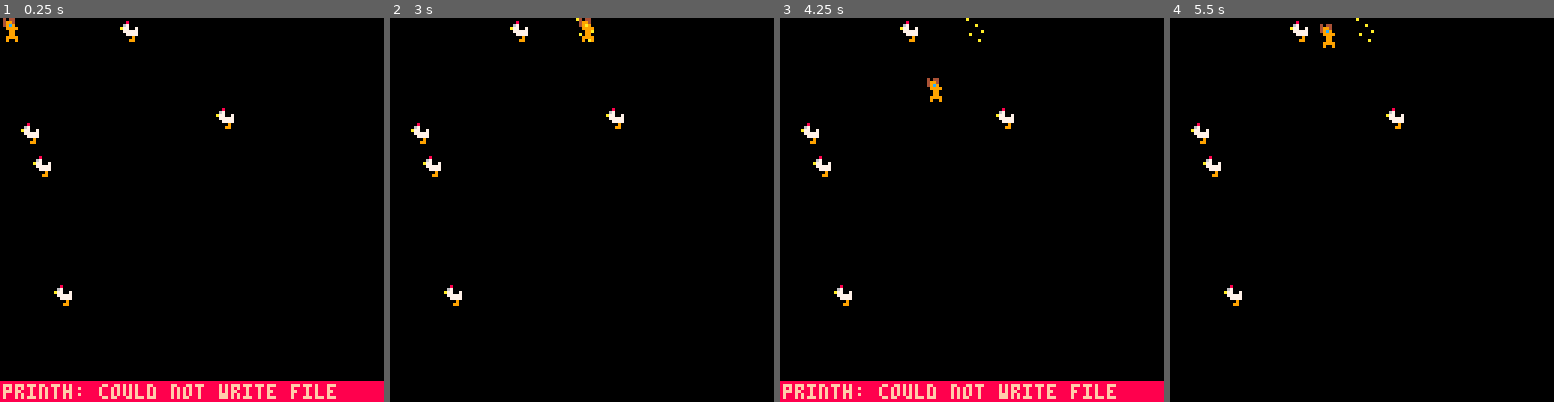
Above: before the commit, frames 1-4 (left to right).
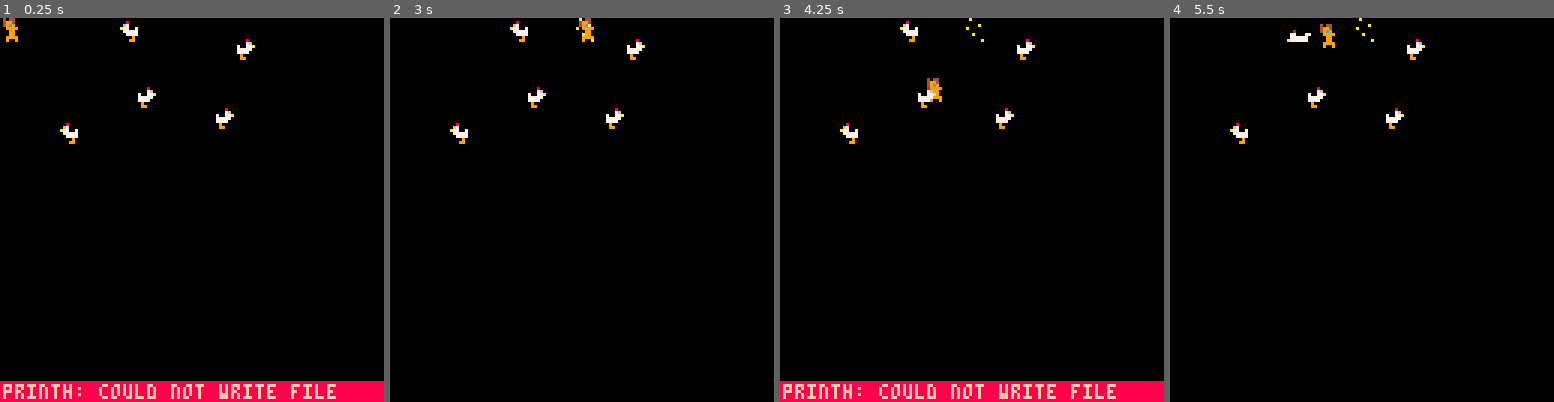
Above: after the commit, the same moments.

Repository: laurent-indermuehle/pico8-dreamfox
Game: PICO-8 cartridge cart.p8
The game is run twice, just before and just after one commit, with the same random seed, the same clock (stepped at 60 frames per second) and the same inputs.
Inputs:
- Up to frame 1 (0.25 s): no input
- Up to frame 2 (3 s): tap X (X key) at 0.33, 1.07, 1.85, 2.97 s; hold Right 1.6-2.1 s; hold Up 2.15-2.42 s; hold Right from 2.47 s (still down)
- Up to frame 3 (4.25 s): release Right at 3.03 s; hold Left 3.08-3.58 s; hold Down 3.63-3.97 s; hold Right from 4.02 s (still down); tap X (X key) at 4.08 s
- Up to frame 4 (5.5 s): release Right at 4.68 s; hold Up 4.73-5.03 s; hold Left from 5.08 s (still down); tap X (X key) at 5.2 s

The runs differ from the first frame. In frame 1, 0.8% of the frame differs, in the area x 5-67%, y 5-75%; in frame 2, 0.9%; in frame 3, 0.9%; in frame 4, 1.1%, in the area x 5-67%, y 0-75%.

Commit message:
Add random flip for enemy sprite

Diff:
--- a/enemy.lua
+++ b/enemy.lua
@@ -5,9 +5,10 @@
     x = rnd(120),
     y = rnd(120),
     sprite = 2,
+    flipx = rnd({true, false}),
     next_asleep = next_time_asleep(),
     draw = function(_ENV)
-      spr(sprite, x, y)
+      spr(sprite, x, y, 1, 1, flipx)
     end,
   }
 
